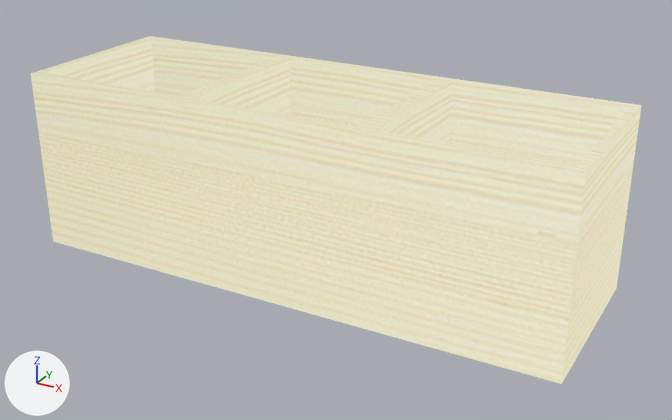
The glTF model godot/assets/models/shape_matching/box.glb: old version first, new version second.
Before and after are seen from a 50 mm camera at (4.58, -7.98, 3.68) aimed at (0.21, -0.03, -0.29). The axes (+X, +Y, +Z) are drawn at lower left. The lights are the same throughout. Vertices at the same position are counted once.
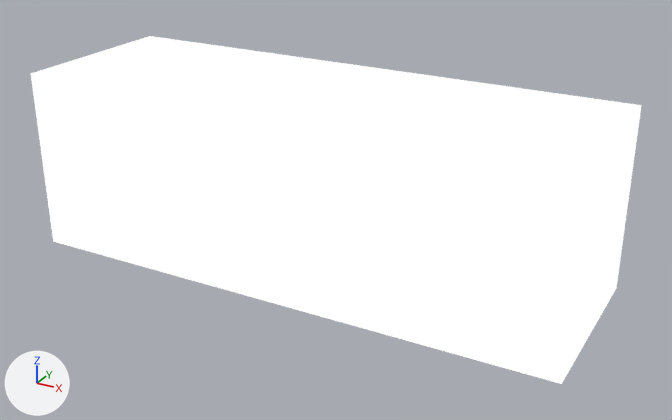
What differs and where, as boxes [x1, y1, x2, y2] in the pictures (672 x 420 px):
'Box.001', surface changed
    both: [31, 36, 642, 384]

The change, as a list of edits to the scene's bpy script:
```text
Change mat_material_033:
    remove n5 = _N.new('ShaderNodeTexImage'); n5.name = 'Image Texture'
    remove n5.image = img_texture
    where n0 = _N.new('ShaderNodeEmission'); n0.name = 'Emission'
    remove _L.new(n5.outputs[0], n0.inputs[0])  # 'Color' to 'Color'
Change me_cube_001:
    where me_cube_001.from_pydata(...)  # 40 vertices, 84 faces; spans x -3.0..3.0, y -1.0..1.0, z -1.0..1.0
    used by ob_box_001; location = (0.0, 0.0, 0.0)
    me_cube_001 part 1: texture (UV) coordinates of 84 of 84 faces, centred in x -3.0..3.0, y -1.0..1.0, z -1.0..1.0, changed; they spanned u 0.18..0.82, v 0.31..0.66 and now span u 0.0..1.0, v 0.0..0.99
```
